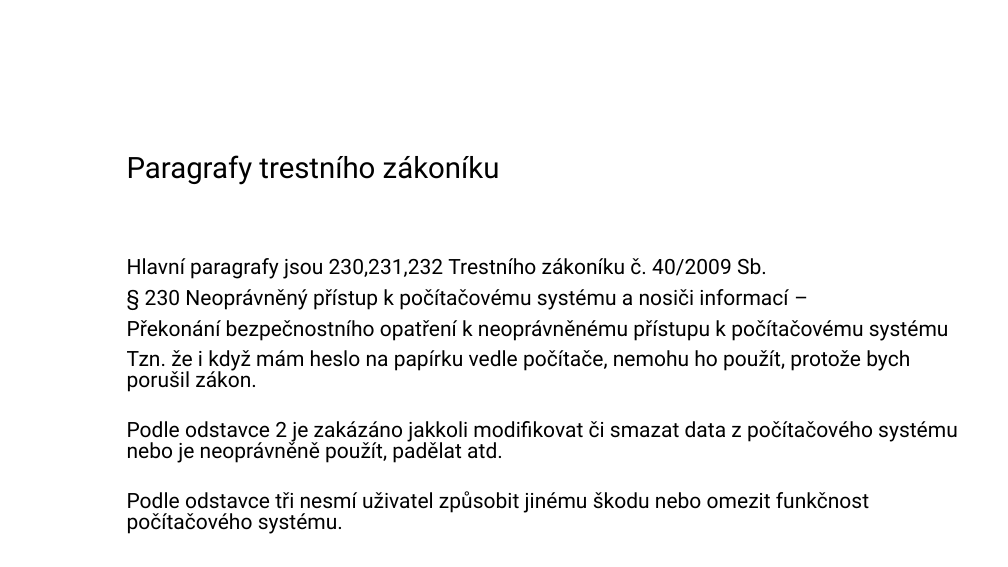
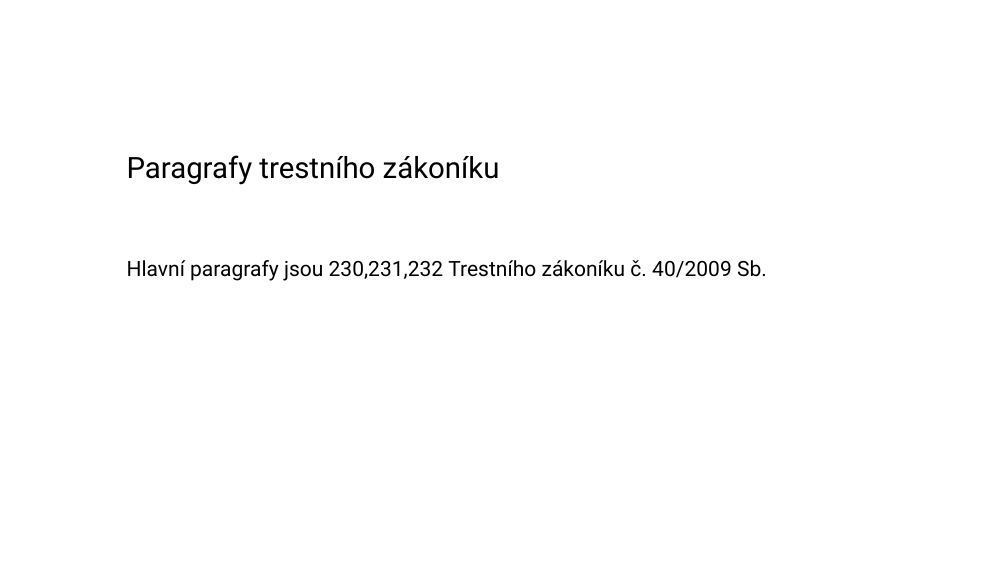
Before and after one commit to zimice/pr2_it_use, a slide deck: slide 4 of Kochanek_projekt_II_it_use_liability.pptx. Drawn at 1008x567 pixels with LibreOffice and Linux fonts; fonts in the diff are those of the drawing; background and template pictures are left out. Boxes give left, top, right and bottom in pixels: in the first picture for what was removed or moved away, otherwise in the second. Text is boxed around its words. In the diff, an @@ line names an element or a change of style, - is before the commit and + after.

```diff
--- a/Kochanek_projekt_II_it_use_liability.pptx
+++ b/Kochanek_projekt_II_it_use_liability.pptx
@@ text "Hlavní paragrafy jsou 230,231,232 Trestního ..." at (127,260,767,281): line spacing 0.8 to 0.9 @@
@@ text at (127,289,958,534): paragraphs removed @@
-§ 230 Neoprávněný přístup k počítačovému systému a nosiči informací –
-Překonání bezpečnostního opatření k neoprávněnému přístupu k počítačovému systému
-Tzn. že i když mám heslo na papírku vedle počítače, nemohu ho použít, protože bych porušil zákon.
-Podle odstavce 2 je zakázáno jakkoli modifikovat či smazat data z počítačového systému nebo je neoprávněně použít, padělat atd.
-Podle odstavce tři nesmí uživatel způsobit jinému škodu nebo omezit funkčnost počítačového systému.
```
Also in this commit, not shown: 3 other slides changed, 1 slide removed, 2 other files.
